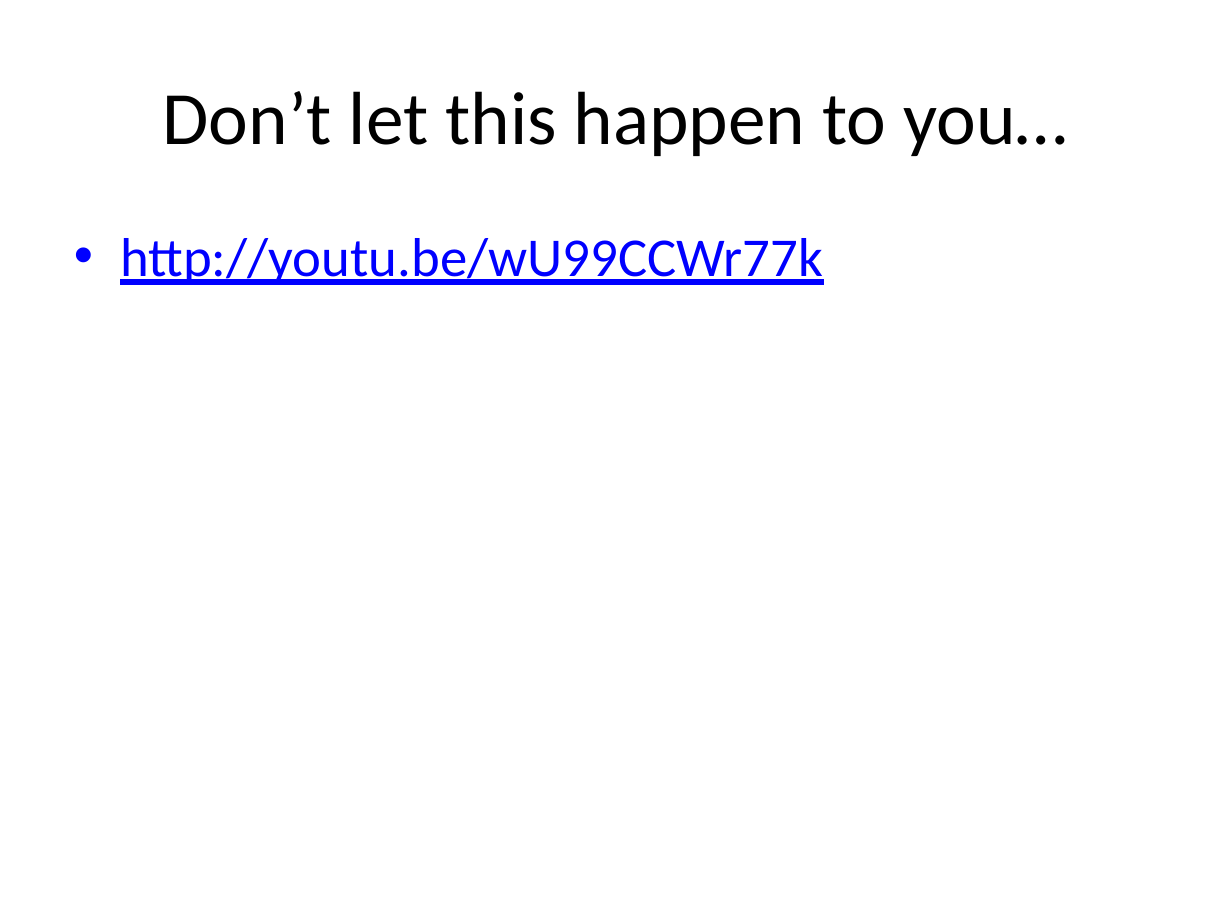
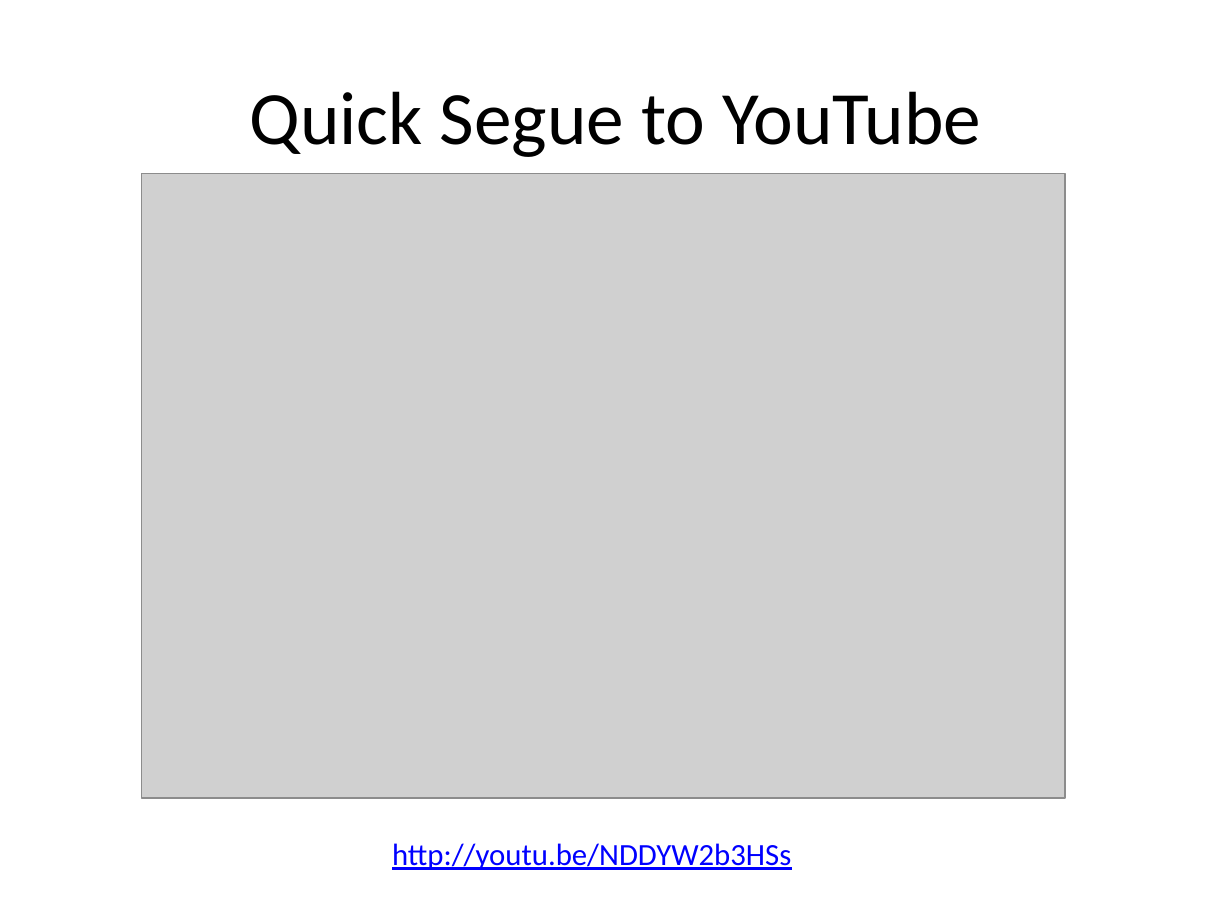
Before and after one commit to NCEAS/oss-2014, a slide deck: slide 10 of day-03/DataMgmnt_v0.pptx (slide 3 before the commit). Drawn at 1232x924 pixels with LibreOffice and Linux fonts; fonts in the diff are those of the drawing; grey boxes stand for pictures. Boxes give left, top, right and bottom in pixels: in the first picture for what was removed or moved away, otherwise in the second. Text is boxed around its words. In the diff, an @@ line names an element or a change of style, - is before the commit and + after.

```diff
--- a/day-03/DataMgmnt_v0.pptx
+++ b/day-03/DataMgmnt_v0.pptx
@@ title at <box>250,91,981,157</box>: text changed @@
-Don’t let this happen to you…
+Quick Segue to YouTube
@@ picture added at <box>142,174,1064,798</box> @@
@@ text removed at <box>120,238,823,285</box> @@
-• http://youtu.be/wU99CCWr77k
@@ text added at <box>392,843,791,870</box>, 18 pt, text #0000FF, underline @@
+http://youtu.be/NDDYW2b3HSs
```
Also in this commit, not shown: 9 other slides changed, 8 slides added, 1 slide removed.
